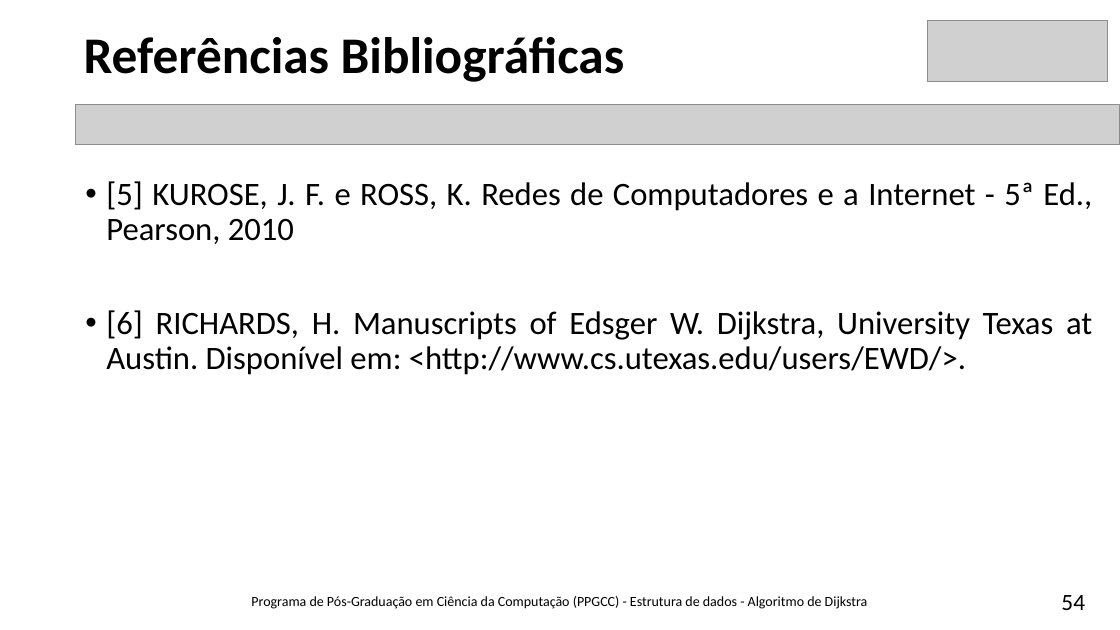
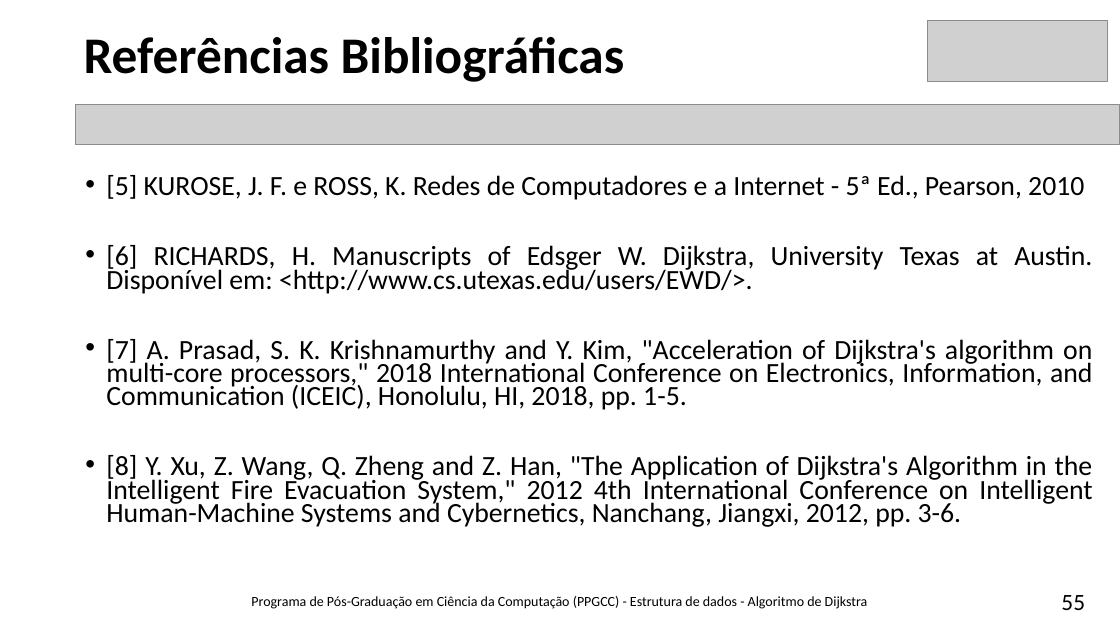
Before and after one commit to brunoslima/Dijkstra-Algorithm, a slide deck: slide 55 of Theory/Algoritmo-Dijkstra-BrunoLima.pptx (slide 54 before the commit). Drawn at 1120x630 pixels with LibreOffice and Linux fonts; fonts in the diff are those of the drawing; grey boxes stand for pictures. Boxes give left, top, right and bottom in pixels: in the first picture for what was removed or moved away, otherwise in the second. Text is boxed around its words. In the diff, an @@ line names an element or a change of style, - is before the commit and + after.

```diff
--- a/Theory/Algoritmo-Dijkstra-BrunoLima.pptx
+++ b/Theory/Algoritmo-Dijkstra-BrunoLima.pptx
@@ text at bbox=[106, 175, 1092, 294]: size 28 to 23.8 pt in "[5] KUROSE, J. F. e ROSS, K. ...", "[6] RICHARDS, H. Manuscripts of Edsger W. ..."; line spacing 0.9 to 0.7 @@
@@ text at bbox=[106, 339, 1093, 527]: paragraphs added @@
+• [7] A. Prasad, S. K. Krishnamurthy and Y. Kim, "Acceleration of Dijkstra's algorithm on multi-core processors," 2018 International Conference on Electronics, Information, and Communication (ICEIC), Honolulu, HI, 2018, pp. 1-5.
+• [8] Y. Xu, Z. Wang, Q. Zheng and Z. Han, "The Application of Dijkstra's Algorithm in the Intelligent Fire Evacuation System," 2012 4th International Conference on Intelligent Human-Machine Systems and Cybernetics, Nanchang, Jiangxi, 2012, pp. 3-6.
@@ page number at bbox=[1061, 595, 1085, 610]: text changed @@
-54
+55
```
Also in this commit, not shown: 1 other slide changed, 1 slide added, 3 other files.
